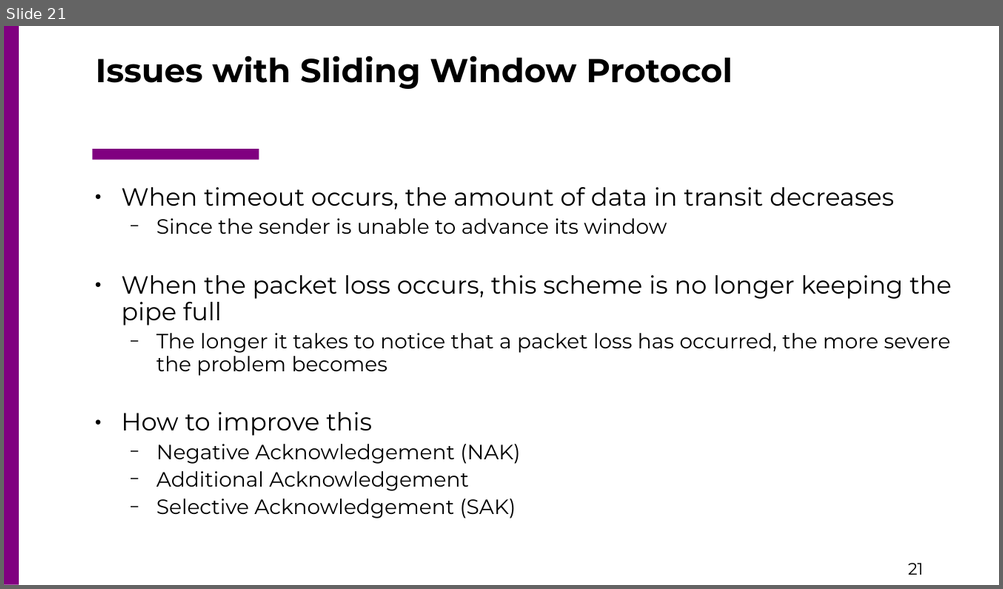
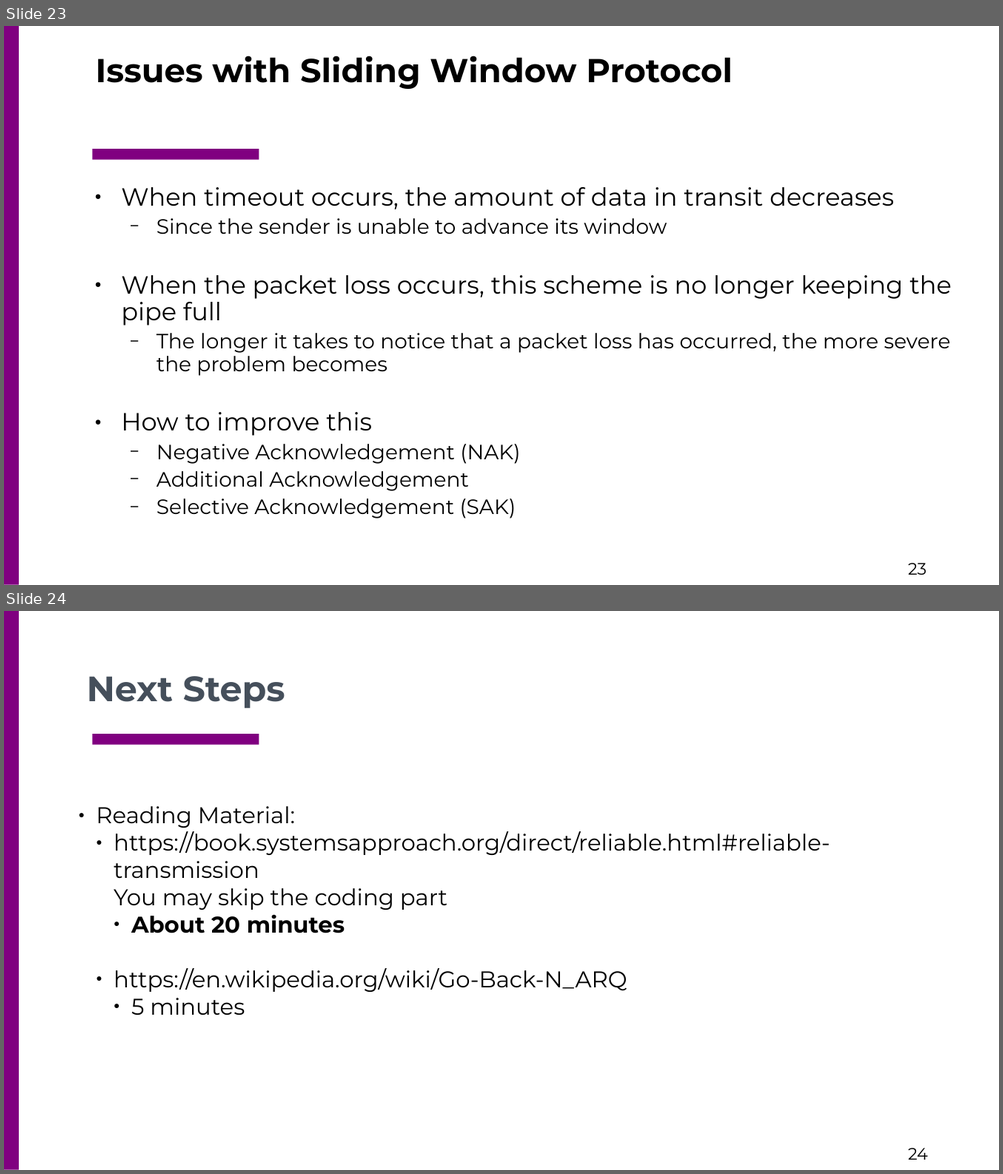
Before and after one commit to csc4200/csc4200.github.io, a slide deck: docs/lectures_source/class_slides-4.odp. Shown one above the other, each under a label of ours: slide 21 before the commit, slides 23 and 24 after it. The pictures are 1003x589 and 1003x1174 pixels, drawn with LibreOffice and Linux fonts; fonts in the diff are those of the drawing. Boxes give left, top, right and bottom in pixels: in the first picture for what was removed or moved away, otherwise in the second. Text is boxed around its words. In the diff, an @@ line names an element or a change of style, - is before the commit and + after.

```diff
--- a/docs/lectures_source/class_slides-4.odp
+++ b/docs/lectures_source/class_slides-4.odp
@@ slide 24 added at (x1=4, y1=611, x2=999, y2=1170), background #FFFFFF; not listed: 3 template elements that a slide beside it also shows @@
@@ text added at (x1=87, y1=676, x2=285, y2=709), 34 pt, text #454F5B, bold @@
+Next Steps
@@ text added at (x1=96, y1=806, x2=830, y2=1016), 22 pt, text #000000 @@
+● Reading Material:
+  ● https://book.systemsapproach.org/direct/reliable.html#reliable-transmission
+    You may skip the coding part
+    ● About 20 minutes
+  ● https://en.wikipedia.org/wiki/Go-Back-N_ARQ
+    ● 5 minutes
@@ what was slide 21 is now slide 23 @@
@@ page number at (x1=908, y1=563, x2=926, y2=575): text changed @@
-21
+23
```
Also in this commit, not shown: 3 slides changed, 3 other slides added, 2 slides removed, 11 other files.
